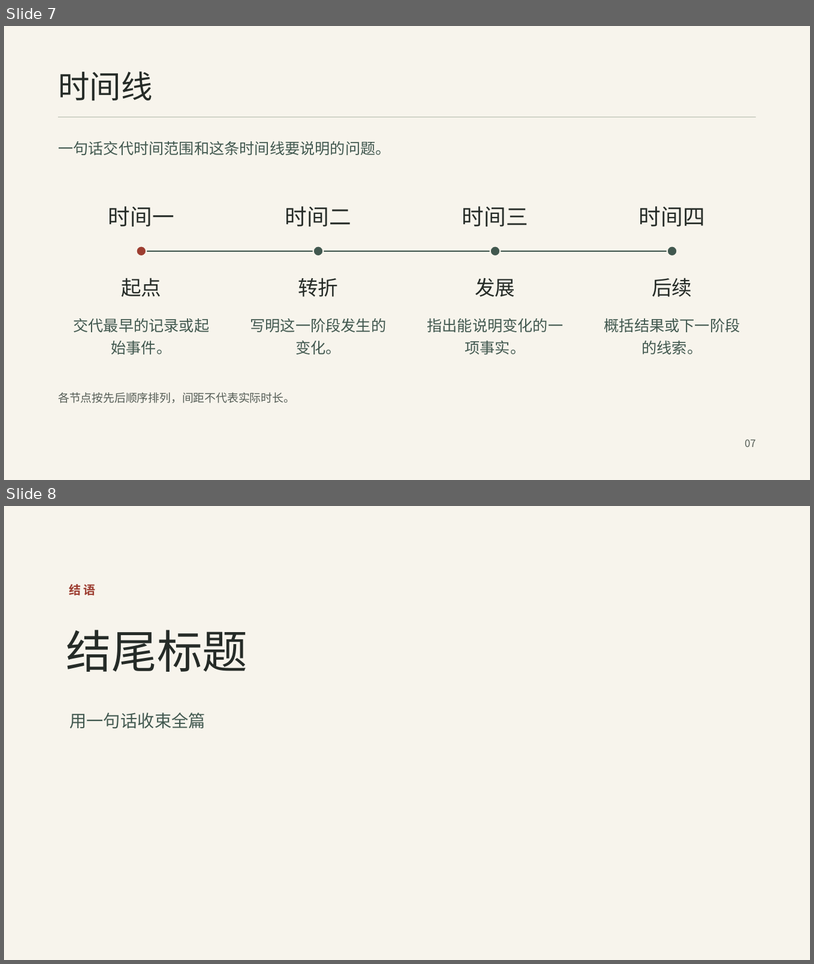
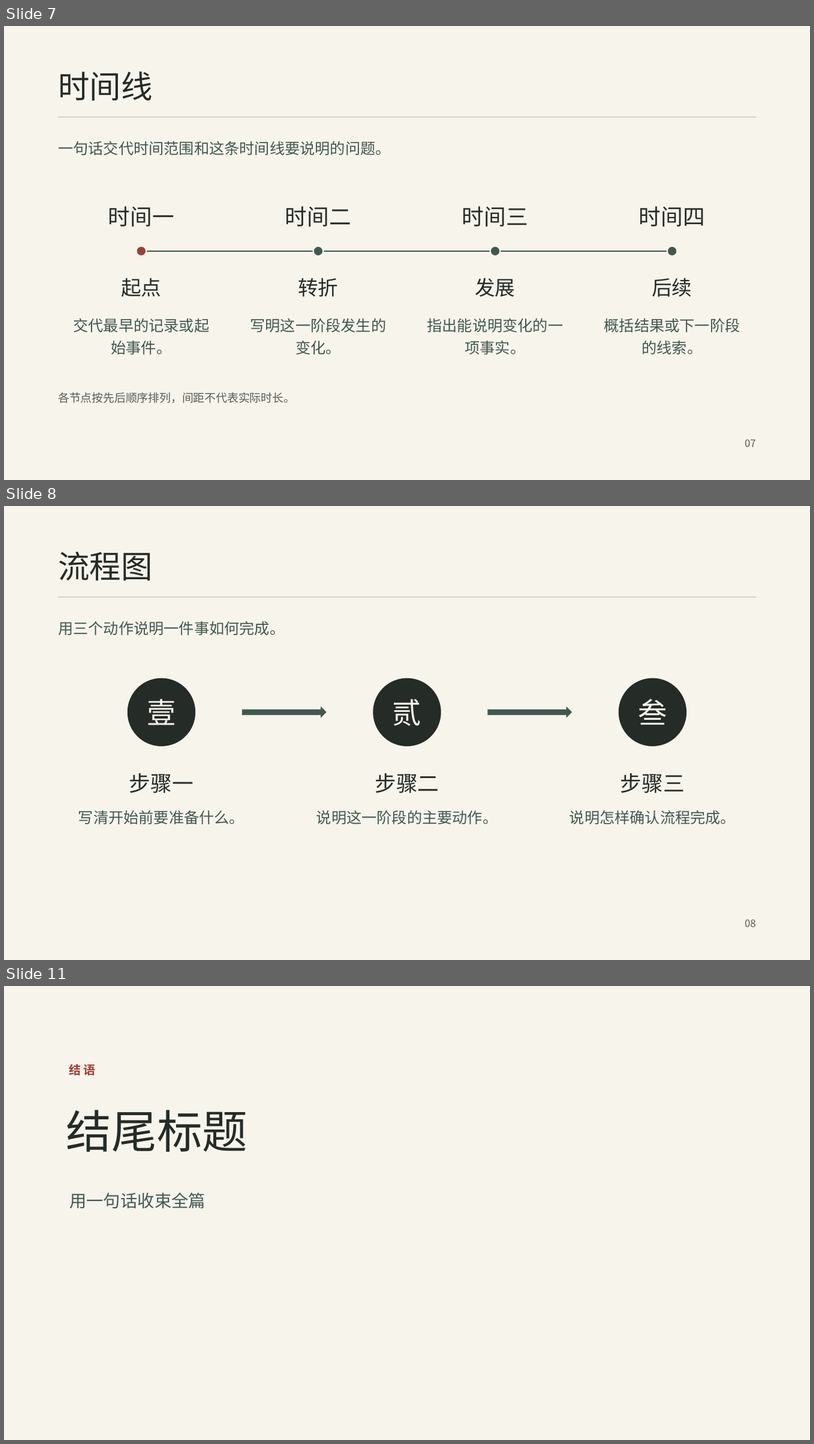
Before and after one commit to huz673633-alt/song-ink-slides, a slide deck: assets/song-ink-template.pptx. Shown one above the other, each under a label of ours: slides 7 and 8 before the commit, slides 7, 8 and 11 after it; the slides between them are not shown. The pictures are 814x964 and 814x1444 pixels, drawn with LibreOffice and Linux fonts; fonts in the diff are those of the drawing; background and template pictures are left out. Boxes give left, top, right and bottom in pixels: in the first picture for what was removed or moved away, otherwise in the second. Text is boxed around its words. In the diff, an @@ line names an element or a change of style, - is before the commit and + after.

Commit message:
数据图表，流程图

```diff
--- a/assets/song-ink-template.pptx
+++ b/assets/song-ink-template.pptx
@@ slide 8 added at (4,506,810,960), background #F7F4EC @@
@@ text added at (58,552,153,580), 37.5 pt, text #252B27 @@
+流程图
@@ rectangle added at (59,597,756,597), fill #B7BDB0 @@
@@ text added at (58,621,285,635), 18 pt, text #41584F @@
+用三个动作说明一件事如何完成。
@@ ellipse added at (128,678,195,745), fill #252B27, 34.5 pt, text #F7F4EC @@
+壹
@@ ellipse added at (373,678,441,745), fill #252B27, 34.5 pt, text #F7F4EC @@
+贰
@@ ellipse added at (619,678,687,745), fill #252B27, 34.5 pt, text #F7F4EC @@
+叁
@@ right arrow added at (242,706,327,718), fill #41584F @@
@@ right arrow added at (488,706,573,718), fill #41584F @@
@@ text added at (129,773,194,793), 25.5 pt, text #252B27 @@
+步骤一
@@ text added at (375,773,439,793), 25.5 pt, text #252B27 @@
+步骤二
@@ text added at (621,773,685,793), 25.5 pt, text #252B27 @@
+步骤三
@@ text added at (78,810,245,824), 18 pt, text #41584F @@
+写清开始前要准备什么。
@@ text added at (317,810,498,824), 18 pt, text #41584F @@
+说明这一阶段的主要动作。
@@ text added at (570,810,736,824), 18 pt, text #41584F @@
+说明怎样确认流程完成。
@@ text added at (745,919,756,927), 12 pt, text #555D56 @@
+08
@@ what was slide 8 is now slide 11 @@
```
Also in this commit, not shown: 2 other slides added, 3 other files.
